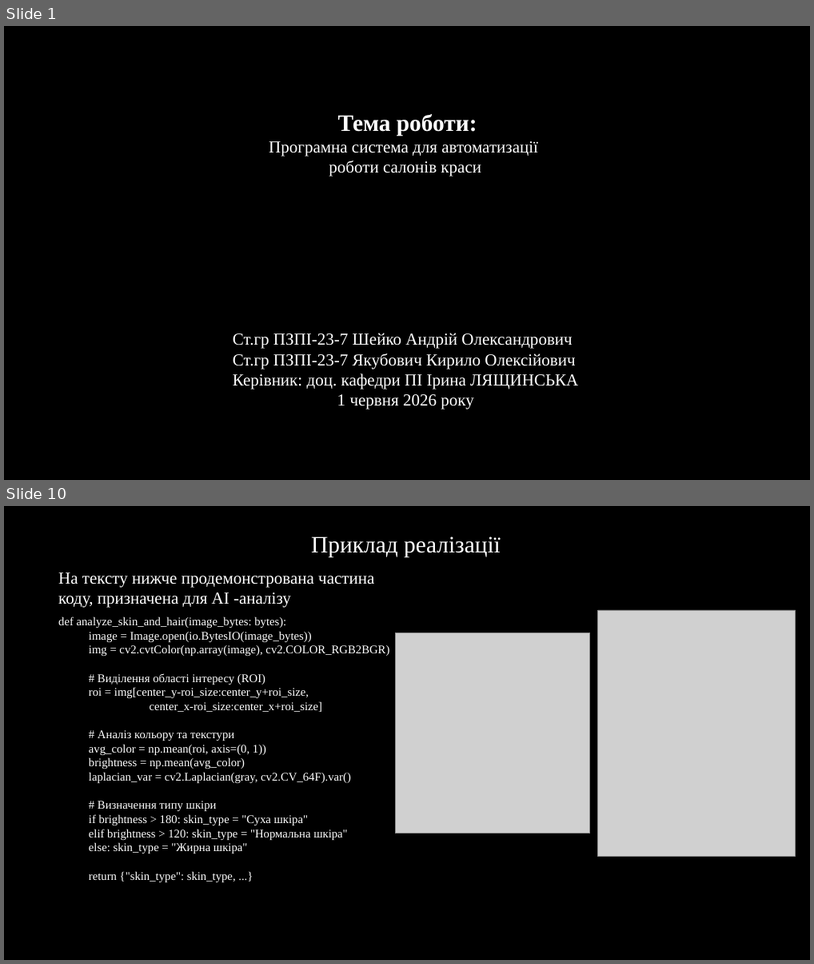
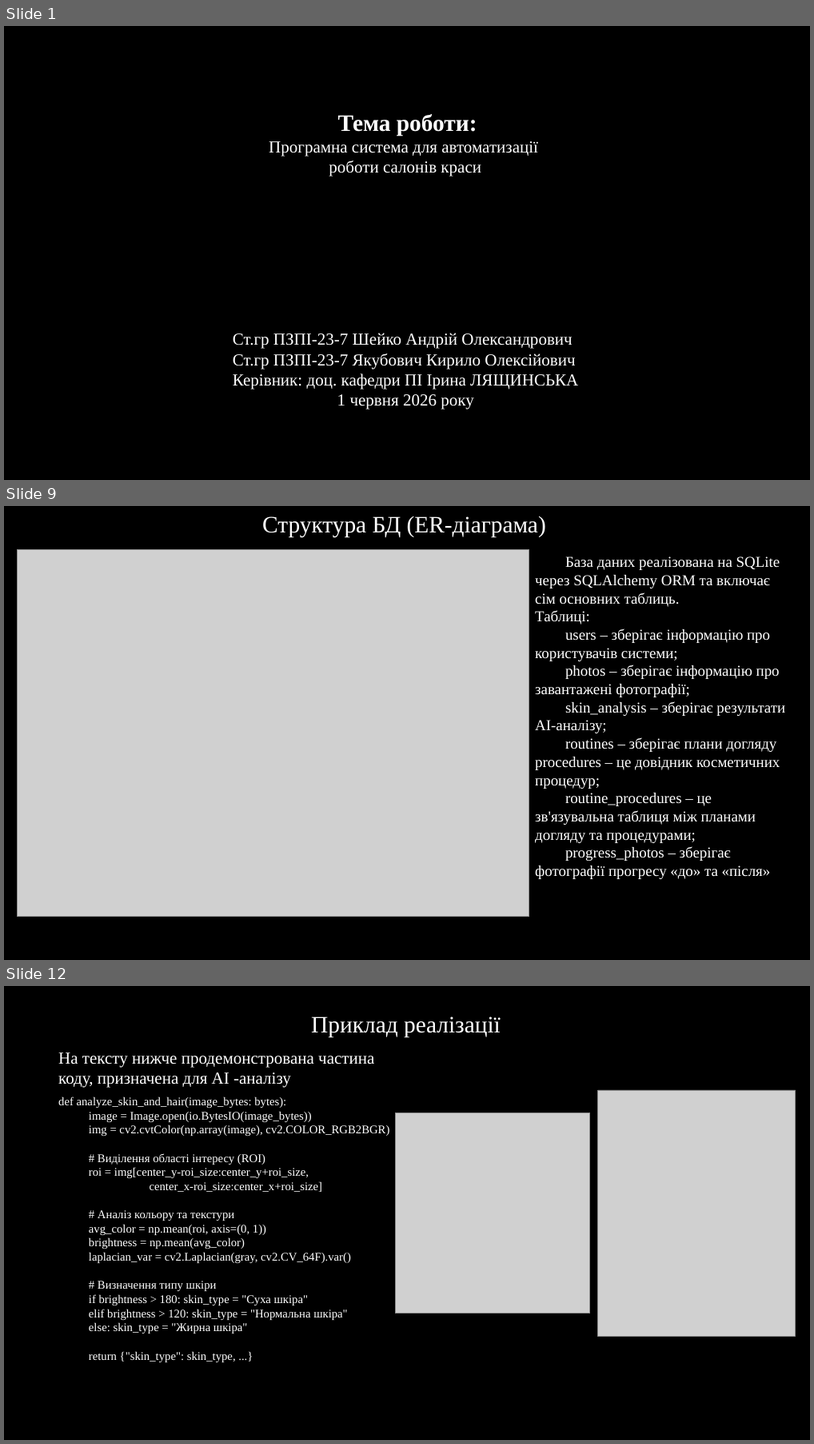
Before and after one commit to NureSheikoAndrii/2026_kkp-project, a slide deck: 2026_Б_ПІ_ПЗПІ-23-7_Шейко_А_О.pptx. Shown one above the other, each under a label of ours: slides 1 and 10 before the commit, slides 1, 9 and 12 after it; the slides between them are not shown. The pictures are 814x964 and 814x1444 pixels, drawn with LibreOffice and Linux fonts; fonts in the diff are those of the drawing; grey boxes stand for pictures; background and template pictures are left out. Boxes give left, top, right and bottom in pixels: in the first picture for what was removed or moved away, otherwise in the second. Text is boxed around its words. In the diff, an @@ line names an element or a change of style, - is before the commit and + after.

```diff
--- a/2026_Б_ПІ_ПЗПІ-23-7_Шейко_А_О.pptx
+++ b/2026_Б_ПІ_ПЗПІ-23-7_Шейко_А_О.pptx
@@ slide 9 added at (x1=4, y1=506, x2=810, y2=960), background #000000 @@
@@ text added at (x1=262, y1=516, x2=546, y2=537), 28 pt, text #FFFFFF @@
+Структура БД (ER-діаграма)
@@ picture added at (x1=18, y1=549, x2=530, y2=916) @@
@@ text added at (x1=535, y1=556, x2=786, y2=879), 18 pt, text #FFFFFF @@
+База даних реалізована на SQLite через SQLAlchemy ORM та включає сім основних таблиць.
+Таблиці:
+users – зберігає інформацію про користувачів системи;
+photos – зберігає інформацію про завантажені фотографії;
+skin_analysis – зберігає результати AI-аналізу;
+routines – зберігає плани догляду
+procedures – це довідник косметичних процедур;
+routine_procedures – це зв'язувальна таблиця між планами догляду та процедурами;
+progress_photos – зберігає фотографії прогресу «до» та «після»
@@ what was slide 10 is now slide 12 @@
```
Also in this commit, not shown: 9 slides changed, 1 other slide added.
